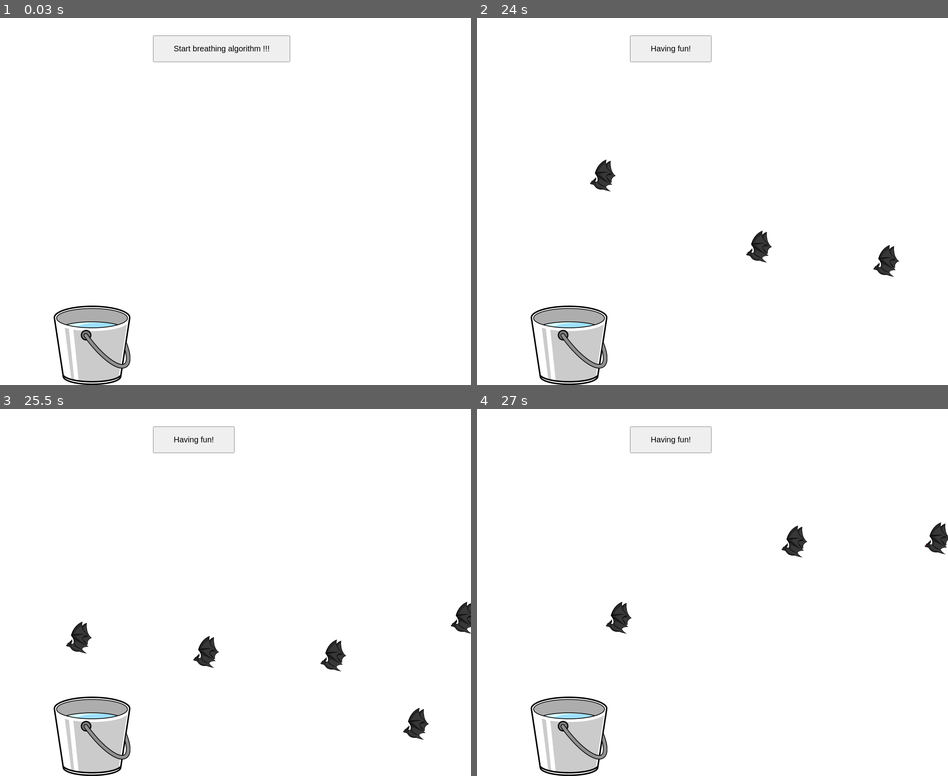
Above: before the commit, frames 1-4 (two rows, left to right).
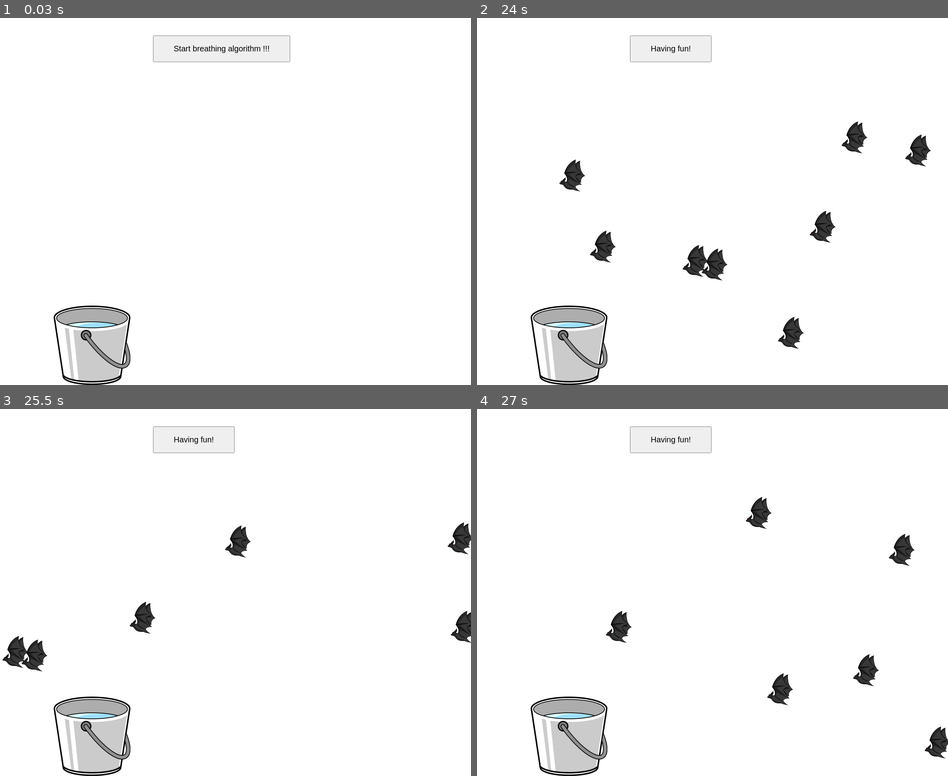
Above: after the commit, the same moments.

Repository: kayleyxu/JS-Dragon-Breathing-Game
Game: browser game, page game.html
Two runs of this game, one before a commit and one after it. Both use one fixed random seed, a clock stepped at 60 frames per second and the inputs below. When the page shows a pop-up message, it is drawn as a white box for half a second while everything else waits; a line starting with > is the answer the replay typed.
Inputs:
- Up to frame 1 (0.03 s): no input
- Up to frame 2 (24 s): click "Start breathing algorithm !!!" at 0.27 s; hold S 1.03-1.78 s; tap Space every 0.4 s from 1.1 to 23.9 s; click "Having fun!" at 1.17 s; hold W 1.83-1.93 s; hold W 1.98-2.48 s; hold W 2.73-2.93 s; hold W 2.98-3.08 s; hold W 3.13-3.88 s; hold W 3.93-4.27 s; click "Having fun!" at 4.5 s; hold S 4.52-5.27 s; hold W 5.32-5.42 s; hold S 5.47-6.22 s; hold W 6.27-6.47 s; hold S 6.52-7.27 s; hold W 7.32-7.82 s; click "Having fun!" at 7.83 s; hold S 8.07-8.4 s; hold S 8.45-8.95 s; hold S 9-9.5 s; hold S 9.75-9.95 s; hold W 10.2-10.3 s; hold W 10.55-11.3 s; click "Having fun!" at 11.17 s; hold S 11.35-11.68 s; hold W 11.73-12.48 s; hold S 12.53-13.03 s; hold W 13.08-13.58 s; hold S 13.83-14.17 s; hold W 14.42-14.52 s; click "Having fun!" at 14.5 s; hold S 14.57-14.77 s; hold W 15.02-15.35 s; hold S 15.4-15.9 s; hold W 15.95-16.7 s; hold W 16.95-17.15 s; hold S 17.2-17.3 s; hold S 17.35-17.85 s; click "Having fun!" at 17.83 s; hold W 18.1-18.85 s; hold W 18.9-19.23 s; hold S 19.48-19.98 s; hold S 20.23-20.98 s; click "Having fun!" at 21.17 s; hold S 21.23-21.73 s; hold W 21.78-22.12 s; hold S 22.37-23.12 s; hold W 23.17-23.5 s; hold W 23.55-23.65 s; hold W from 23.9 s (still down)
- Up to frame 3 (25.5 s): tap Space at 24.3, 24.7, 25.1 s; release W at 24.4 s; click "Having fun!" at 24.5 s; hold S 24.65-24.85 s; hold S from 25.1 s (still down)
- Up to frame 4 (27 s): tap Space every 0.4 s from 25.5 to 26.7 s; release S at 25.85 s; hold S 26.1-26.2 s; hold W 26.45-26.55 s; hold S 26.8-26.9 s; hold W from 26.95 s (still down)

Frame 1 is identical in both runs. In frame 2, 2.8% of the frame differs, in the area x 17-97%, y 28-91%; in frame 3, 2.6%; in frame 4, 2.1%.

Commit message:
Increase bat spawning speed over time

Diff:
--- a/js/game.js
+++ b/js/game.js
@@ -27,6 +27,8 @@
 
         // timer for creating new bats, reduce this timer as game speeds up
         this.batSpawnTimeout = 5000;
+        this.batSpawnTimeoutSpeedUp = 1000;
+        this.batSpawnTimeoutMin = 1000;
 
         // save the requested animation ID so we can cancel it to stop the game
         this.animationId = 0;
@@ -71,12 +73,16 @@
         this.flyingBats.push(bat)
         console.log("Game: createBat", bat.imageElement.id, Bat.BatCounter);
 
-        // start new timout to create next bat
-        /*
-        this.batSpawnTimeout -= spawnRateIncrement;     // Decrease spawn rate
-        this.batSpawnTimeout = Math.max(this.batSpawnTimeout, minSpawnRate); // Cap spawn rate
-        */
-
+        if (Bat.BatCounter % 10 == 0) {
+            // reduce bat spawn timeout to make it faster after spawning every 10 bats
+            this.batSpawnTimeout -= this.batSpawnTimeoutSpeedUp;
+            console.log("reduce bat creation timeout to", this.batSpawnTimeout);
+            if (this.batSpawnTimeout < this.batSpawnTimeoutMin) {
+                // console.log("Fix bat creation timeout to", self.batSpawnTimeout);
+                // use a minimum Timeout
+                this.batSpawnTimeout = this.batSpawnTimeoutMin;
+            }
+        }
         // start a new timout to create next bat
         this.timeoutId = setTimeout(this.createBat.bind(this), this.batSpawnTimeout);
     }
@@ -207,7 +213,6 @@
         }
     }
 
-
     inhaleReset() {
         console.log("Game inhale reset");
         this.dragon.inhaleReset();
